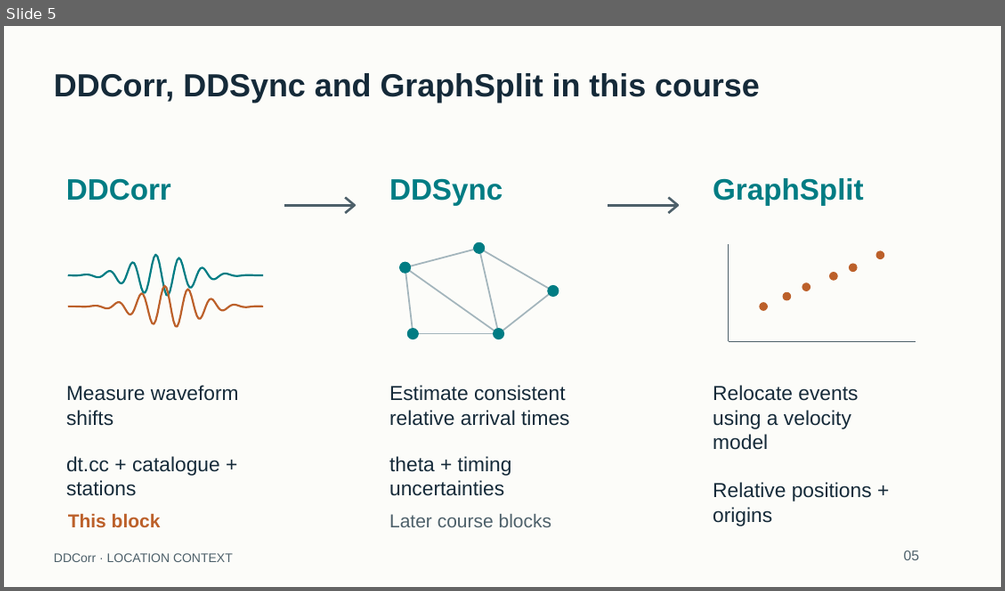
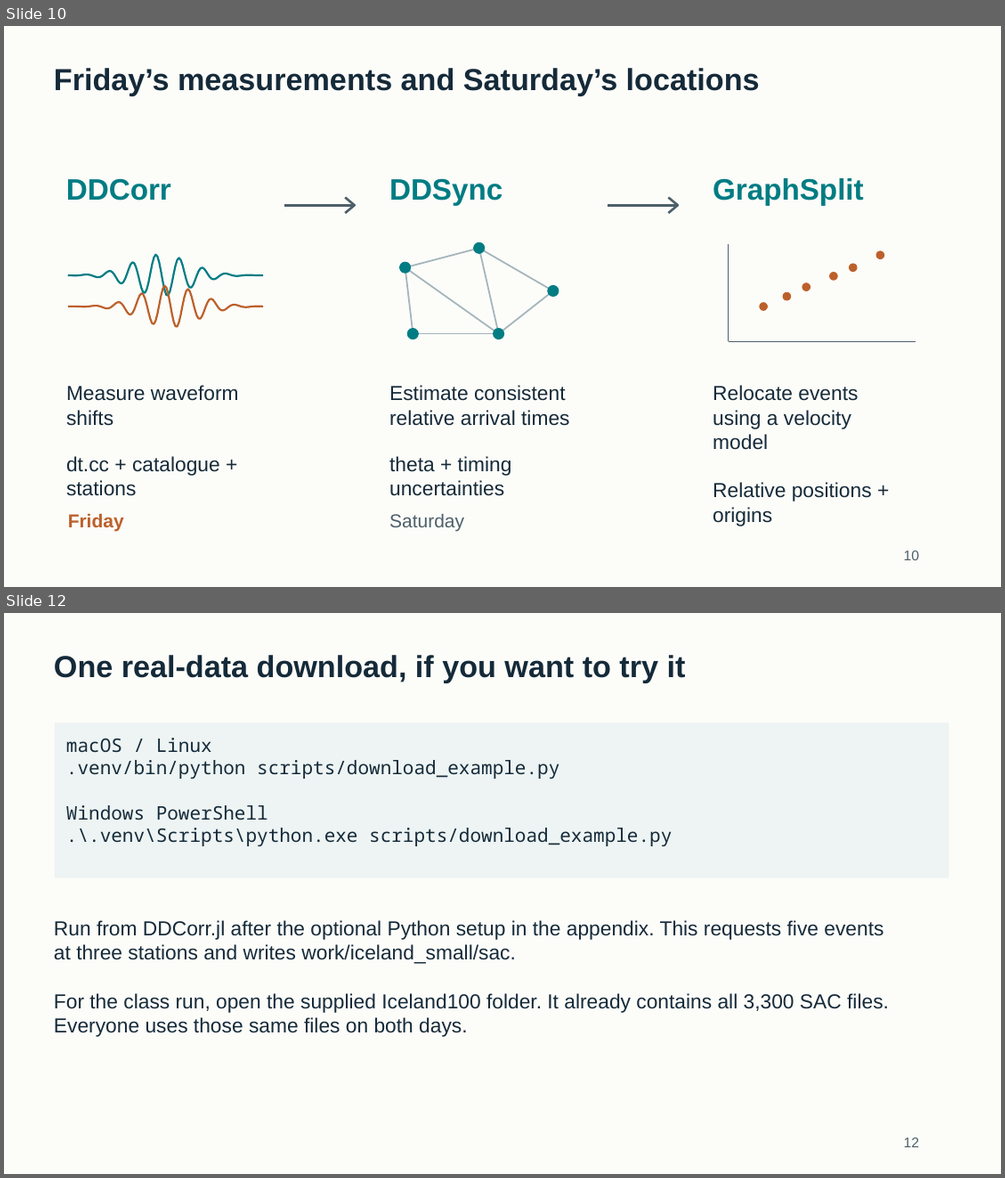
Before and after one commit to eliasrh/DDCorr.jl, a slide deck: teaching/DDCorr_minicourse.pptx. Shown one above the other, each under a label of ours: slide 5 before the commit, slides 10 and 12 after it; the slides between them are not shown. The pictures are 1005x591 and 1005x1178 pixels, drawn with LibreOffice and Linux fonts; fonts in the diff are those of the drawing. Boxes give left, top, right and bottom in pixels: in the first picture for what was removed or moved away, otherwise in the second. Text is boxed around its words. In the diff, an @@ line names an element or a change of style, - is before the commit and + after.

Commit message:
Teach differential times and relocation with the 100-event Iceland workshop
Add the correlation lecture, a shorter archive practical, and instructions for carrying one catalogue into DDSync and GraphSplit. Read advanced settings directly, preserve measured SAC magnitudes, and check waveform workloads before processing or cache reuse.

```diff
--- a/teaching/DDCorr_minicourse.pptx
+++ b/teaching/DDCorr_minicourse.pptx
@@ slide 12 added at (4, 613, 1001, 1174), background #FCFCF9 @@
@@ text added at (54, 655, 686, 683), 29.2 pt, text #152A39, bold @@
+One real-data download, if you want to try it
@@ rectangle added at (55, 723, 949, 877), fill #EDF4F3 @@
@@ text added at (66, 738, 672, 846), 18 pt, text #152A39 @@
+macOS / Linux
+.venv/bin/python scripts/download_example.py
+Windows PowerShell
+.\.venv\Scripts\python.exe scripts/download_example.py
@@ text added at (54, 920, 883, 964), 19.5 pt, text #152A39 @@
+Run from DDCorr.jl after the optional Python setup in the appendix. This requests five events
+at three stations and writes work/iceland_small/sac.
@@ text added at (54, 993, 889, 1037), 19.5 pt, text #152A39 @@
+For the class run, open the supplied Iceland100 folder. It already contains all 3,300 SAC files.
+Everyone uses those same files on both days.
@@ text added at (904, 1137, 919, 1147), 13.5 pt, text #4D606A @@
+12
@@ what was slide 5 is now slide 10 @@
@@ slide 10 changed as well @@
@@ text removed at (54, 73, 760, 103) @@
-DDCorr, DDSync and GraphSplit in this course
@@ text added at (54, 68, 760, 96), 29.2 pt, text #152A39, bold @@
+Friday’s measurements and Saturday’s locations
@@ text at (68, 513, 124, 531): text changed @@
-This block
+Friday
@@ text at (389, 514, 464, 531): text changed @@
-Later course blocks
+Saturday
@@ text removed at (54, 553, 233, 562) @@
-DDCorr · LOCATION CONTEXT
@@ text at (904, 550, 919, 560): text changed @@
-05
+10
```
Also in this commit, not shown: 2 other slides changed, 42 other slides added, 97 slides removed, 43 other files.
